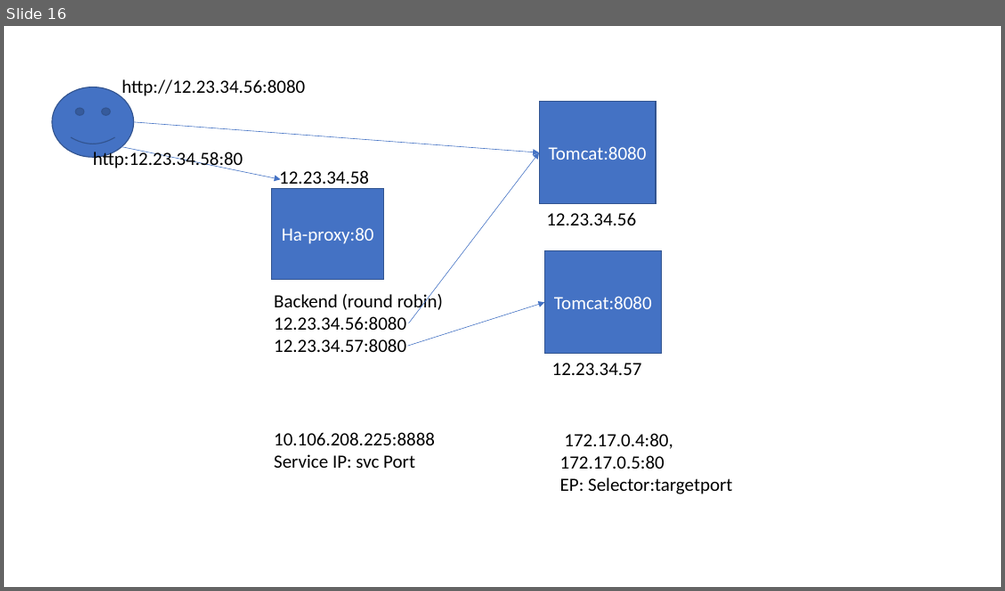
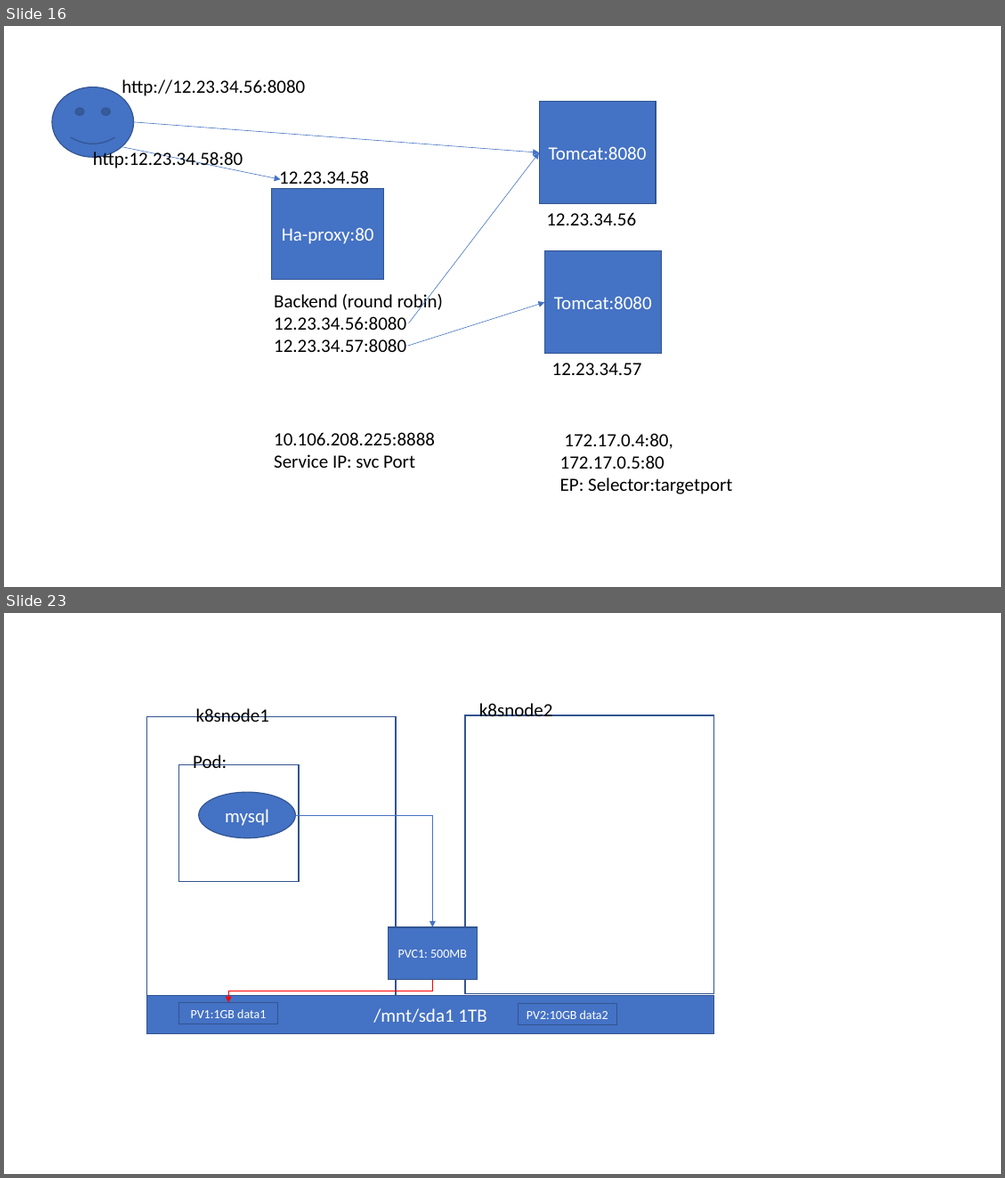
Before and after one commit to AdityaSP/uni-sep12-docker, a slide deck: rough-diag.pptx. Shown one above the other, each under a label of ours: slide 16 before the commit, slides 16 and 23 after it; the slides between them are not shown. The pictures are 1005x591 and 1005x1178 pixels, drawn with LibreOffice and Linux fonts; fonts in the diff are those of the drawing. Boxes give left, top, right and bottom in pixels: in the first picture for what was removed or moved away, otherwise in the second. Text is boxed around its words. In the diff, an @@ line names an element or a change of style, - is before the commit and + after.

```diff
--- a/rough-diag.pptx
+++ b/rough-diag.pptx
@@ slide 23 added at bbox=[4, 613, 1001, 1174], background #FFFFFF @@
@@ rectangle added at bbox=[146, 717, 396, 995], outline #325491 1 pt @@
@@ text added at bbox=[196, 708, 270, 722], 18 pt, text #000000 @@
+k8snode1
@@ rectangle added at bbox=[465, 715, 714, 994], outline #325491 1 pt @@
@@ text added at bbox=[479, 703, 553, 716], 18 pt, text #000000 @@
+k8snode2
@@ rectangle added at bbox=[179, 765, 299, 882], outline #325491 1 pt @@
@@ text added at bbox=[193, 755, 226, 768], 18 pt, text #000000 @@
+Pod:
@@ ellipse added at bbox=[198, 792, 295, 837], fill #4472C4, outline #325491 1 pt, 18 pt, text #FFFFFF @@
+mysql
@@ elbow arrow added from (296, 815) to (432, 927), #4472C4 0.5 pt @@
@@ rectangle added at bbox=[388, 927, 477, 980], fill #4472C4, outline #325491 1 pt, 12 pt, text #FFFFFF @@
+PVC1: 500MB
@@ elbow arrow added from (432, 980) to (228, 1003), #FF0000 0.5 pt @@
@@ rectangle added at bbox=[146, 995, 714, 1034], fill #4472C4, outline #325491 1 pt, 18 pt, text #FFFFFF @@
+/mnt/sda1 1TB
@@ rectangle added at bbox=[179, 1003, 278, 1024], fill #4472C4, outline #325491 1 pt, 12 pt, text #FFFFFF @@
+PV1:1GB data1
@@ rectangle added at bbox=[518, 1004, 616, 1025], fill #4472C4, outline #325491 1 pt, 12 pt, text #FFFFFF @@
+PV2:10GB data2
```
Also in this commit, not shown: 1 slide changed, 6 other slides added.
